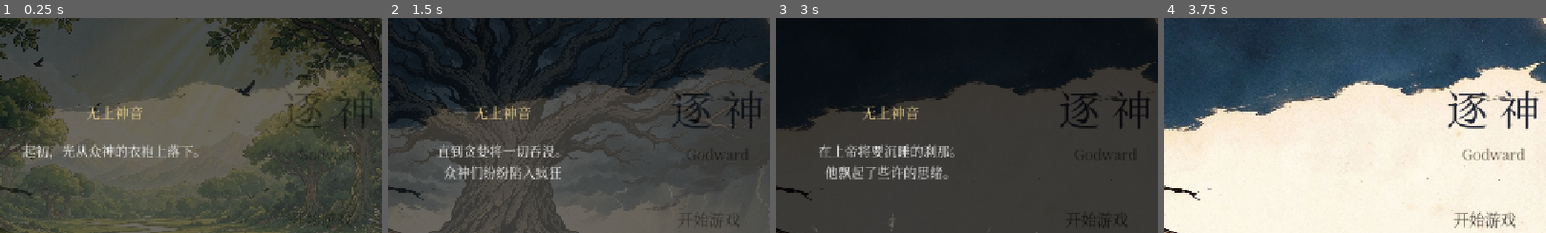
Above: before the commit, frames 1-4 (left to right).
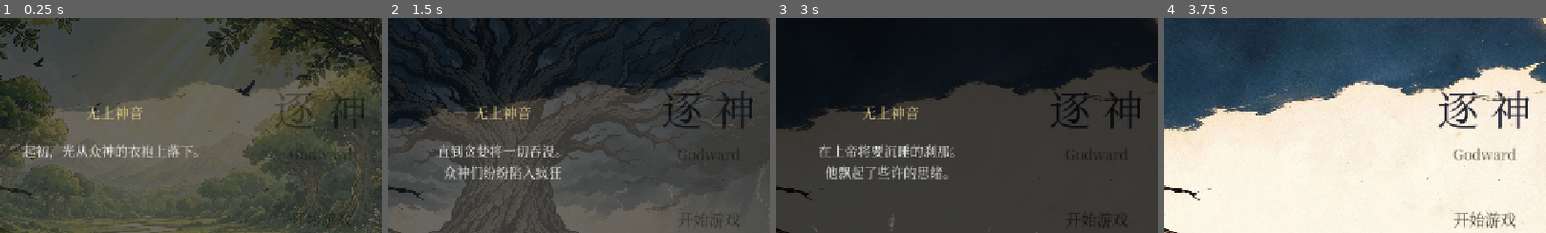
Above: after the commit, the same moments.

Repository: td1ql/godward
Game: Godot game, scene res://scenes/main_menu.tscn
Two runs of this game, one before a commit and one after it. Both use one fixed random seed, a clock stepped at 60 frames per second and the inputs below.
Inputs (mouse positions are % of the whole screen's width and height, from its top left):
- Up to frame 1 (0.25 s): no input
- Up to frame 2 (1.5 s): click "开始游戏" at 0.5 s; click "开始游戏" at 1.25 s
- Up to frame 3 (3 s): click "声音设置 ▶" at 2 s; click (50, 50) at 2.75 s
- Up to frame 4 (3.75 s): click "跳过" at 3.5 s
The pictures show only the part of the screen within x 35-85%, y 11-61%; the shares and areas given below are measured in that part.

The runs differ from the first frame. In frame 1, 0.9% of the frame differs, in the area x 72-98%, y 33-65%; in frame 2, 1.3%; in frame 3, 1.3%; in frame 4, 2.7%, in the area x 71-98%, y 33-67%.

Commit message:
style: 主菜单标题/副标题中心对齐到按钮中心（985）

Diff:
--- a/project.godot
+++ b/project.godot
@@ -11,10 +11,10 @@
 [application]
 
 config/name="逐神"
-config/icon="res://assets/icon.png"
 config/description="Slay the Tower - tower defense roguelike"
 run/main_scene="res://scenes/main_menu.tscn"
 config/features=PackedStringArray("4.7", "GL Compatibility")
+config/icon="res://assets/icon.png"
 
 [autoload]
 
--- a/scripts/main_menu.gd
+++ b/scripts/main_menu.gd
@@ -27,7 +27,7 @@
 
 	var title := Label.new()
 	title.text = "逐 神"
-	title.position = Vector2(700, 175)
+	title.position = Vector2(685, 175)
 	title.size = Vector2(600, 110)
 	title.horizontal_alignment = HORIZONTAL_ALIGNMENT_CENTER
 	title.vertical_alignment = VERTICAL_ALIGNMENT_CENTER
@@ -38,7 +38,7 @@
 
 	var sub := Label.new()
 	sub.text = "Godward"
-	sub.position = Vector2(700, 290)
+	sub.position = Vector2(685, 290)
 	sub.size = Vector2(600, 40)
 	sub.horizontal_alignment = HORIZONTAL_ALIGNMENT_CENTER
 	sub.add_theme_font_size_override("font_size", 24)
